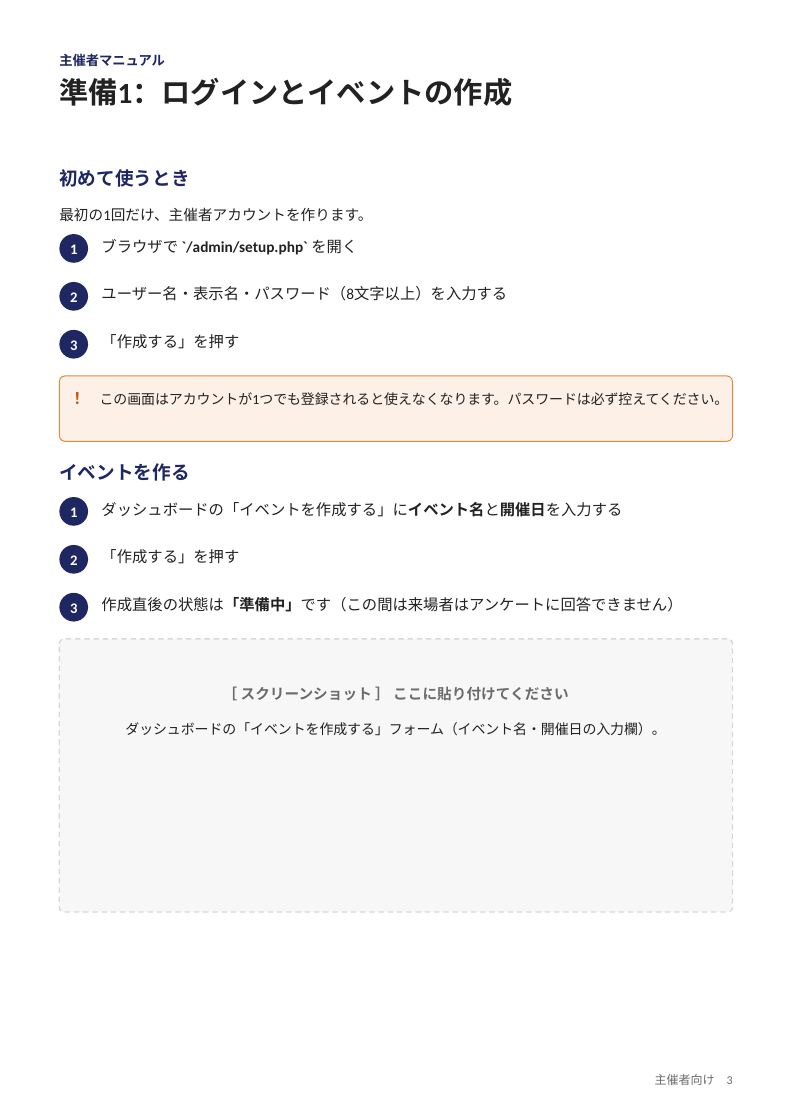
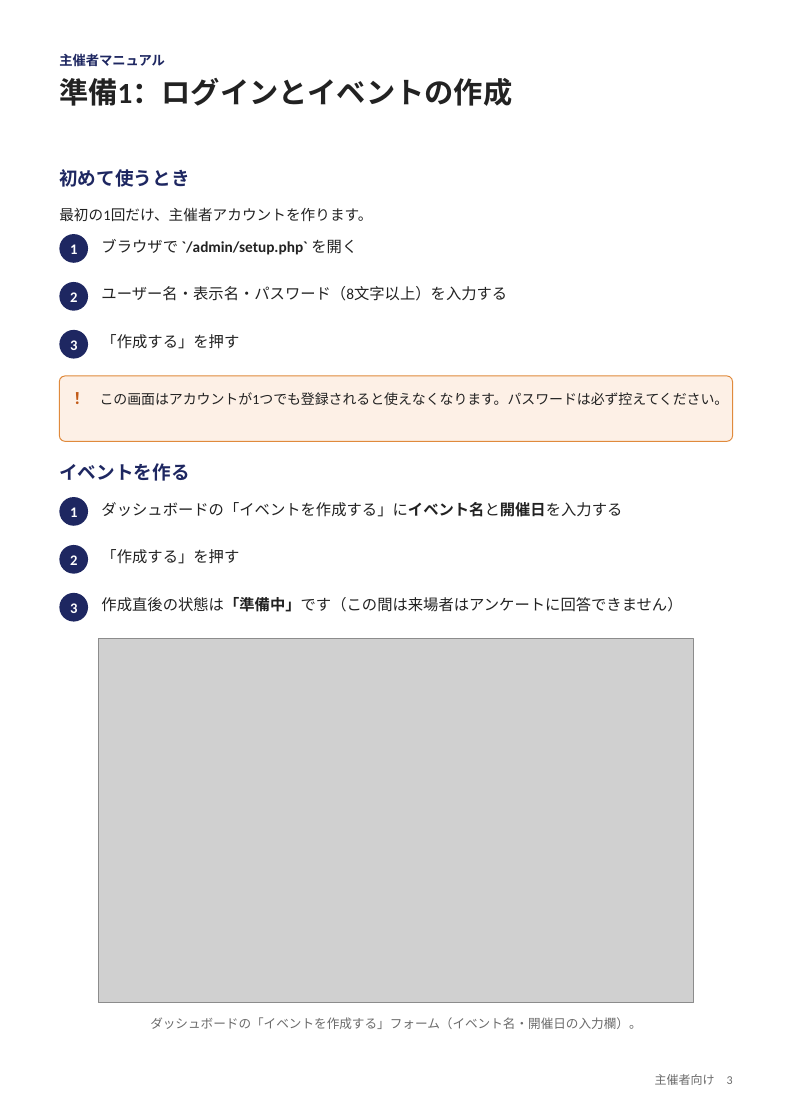
Before and after one commit to nisplus/enque, a slide deck: slide 3 of docs/manual-organizer.pptx. Drawn at 792x1120 pixels with LibreOffice and Linux fonts; fonts in the diff are those of the drawing; grey boxes stand for pictures. Boxes give left, top, right and bottom in pixels: in the first picture for what was removed or moved away, otherwise in the second. Text is boxed around its words. In the diff, an @@ line names an element or a change of style, - is before the commit and + after.

```diff
--- a/docs/manual-organizer.pptx
+++ b/docs/manual-organizer.pptx
@@ rounded rectangle removed at box(59, 639, 733, 912) @@
@@ picture added at box(98, 639, 693, 1003) @@
@@ text removed at box(241, 686, 569, 701) @@
-［ スクリーンショット ］ ここに貼り付けてください
@@ text "ダッシュボードの「イベントを作成する」フォーム（イベント名・開催日の入力欄）。": place and size @@
-text "ダッシュボードの「イベントを作成する」フォーム（イベント名・開催日の入力欄）。" at box(125, 722, 665, 736)
+text "ダッシュボードの「イベントを作成する」フォーム（イベント名・開催日の入力欄）。" at box(150, 1017, 641, 1029)
@@ text "ダッシュボードの「イベントを作成する」フォーム（イベント名・開催日の入力欄）。" at box(150, 1017, 641, 1029): size 10.5 to 9.5 pt, text colour #222222 to #6B6B6B; line spacing 1.2 to 1; vertical alignment top to middle @@
```
Also in this commit, not shown: 14 other slides changed, 36 other files.
